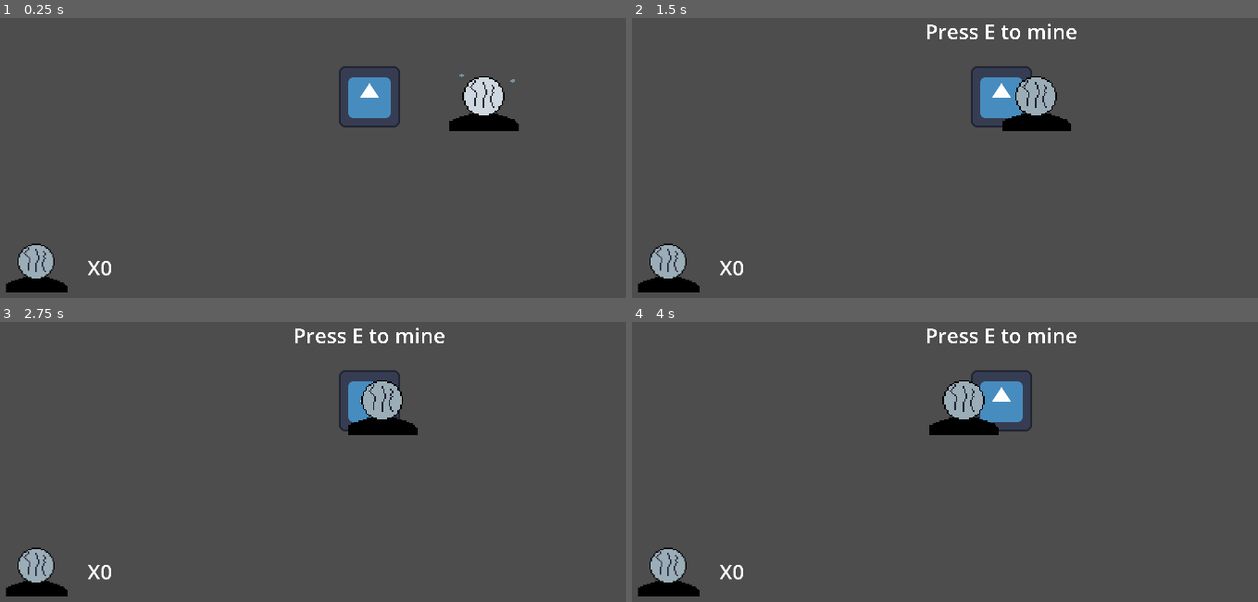
Above: before the commit, frames 1-4 (two rows, left to right).
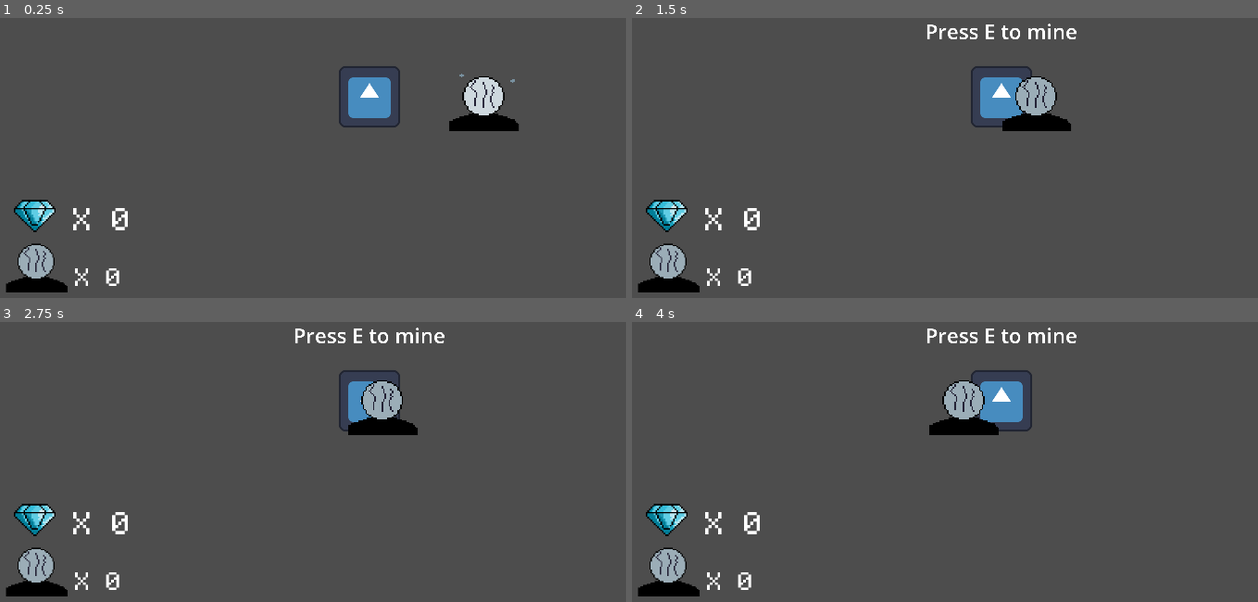
Above: after the commit, the same moments.

Repository: Jrees98/Pirate_Jam_15
Game: Godot game, scene res://Scenes/main.tscn
The game is run twice, just before and just after one commit, with the same random seed, the same clock (stepped at 60 frames per second) and the same inputs. The project has no main scene, so this scene is started directly. The engine's default icon, where the game draws it, is replaced by a stand-in: a white triangle on a blue panel in a dark square.
Inputs:
- Up to frame 1 (0.25 s): no input
- Up to frame 2 (1.5 s): tap Enter at 0.5 s; hold D (move_right) 0.53-1.28 s; hold E (interact) 0.53-1.28 s; hold A (move_left) from 1.28 s (still down); tap E (interact) at 1.35 s
- Up to frame 3 (2.75 s): release A (move_left) at 2.03 s; hold D (move_right) from 2.03 s (still down); hold E (interact) from 2.03 s (still down)
- Up to frame 4 (4 s): release E (interact) at 2.78 s; tap E (interact) at 2.85 s; release D (move_right) at 3.53 s; hold A (move_left) from 3.53 s (still down); hold E (interact) from 3.53 s (still down)

The runs differ from the first frame. In frame 1, 1.0% of the frame differs, in the area x 2-21%, y 64-96%; in frame 2, 1.0%; in frame 3, 1.0%; in frame 4, 1.0%.

Commit message:
random chance to obtain gems

Diff:
--- a/Global.gd
+++ b/Global.gd
@@ -1,10 +1,12 @@
 extends Node
 var total_coal : int
+var total_gems : int
 var global_player_position : Vector2
+var gem_chance
 
 # Called when the node enters the scene tree for the first time.
 func _ready():
-	pass # Replace with function body.
+	gem_chance = 10
 
 
 # Called every frame. 'delta' is the elapsed time since the previous frame.
--- a/Scenes/player.tscn
+++ b/Scenes/player.tscn
@@ -1,8 +1,10 @@
-[gd_scene load_steps=5 format=3 uid="uid://0v7jd01x8glb"]
+[gd_scene load_steps=7 format=3 uid="uid://0v7jd01x8glb"]
 
 [ext_resource type="Script" path="res://Scripts/player.gd" id="1_gr4sc"]
 [ext_resource type="Texture2D" uid="uid://c0ktx5pt0jw7j" path="res://icon.svg" id="2_cft24"]
 [ext_resource type="Texture2D" uid="uid://dmq8q4yjly7m1" path="res://Assets/mining_rock.png" id="3_ylefj"]
+[ext_resource type="Texture2D" uid="uid://bv3x5wicyrss5" path="res://Assets/gems.png" id="4_njvkg"]
+[ext_resource type="FontFile" uid="uid://b2k23t8adqnf7" path="res://Assets/monogram.ttf" id="5_nfwr5"]
 
 [sub_resource type="RectangleShape2D" id="RectangleShape2D_fabt6"]
 size = Vector2(120, 119)
@@ -51,13 +53,31 @@
 grow_vertical = 0
 alignment = 2
 
-[node name="Sprite2D" type="Sprite2D" parent="RockNodeUI/HBoxContainer"]
+[node name="CoalSprite" type="Sprite2D" parent="RockNodeUI/HBoxContainer"]
 position = Vector2(117, 99)
 scale = Vector2(4, 4)
 texture = ExtResource("3_ylefj")
 hframes = 3
 
-[node name="CoalQuantity" type="Label" parent="RockNodeUI/HBoxContainer"]
-layout_mode = 2
-theme_override_font_sizes/font_size = 64
+[node name="CoalQuantity" type="Label" parent="RockNodeUI/HBoxContainer/CoalSprite"]
+offset_left = 30.25
+offset_top = -3.0
+offset_right = 70.25
+offset_bottom = 23.0
+theme_override_fonts/font = ExtResource("5_nfwr5")
+theme_override_font_sizes/font_size = 32
 text = "x 0"
+
+[node name="GemSprite" type="Sprite2D" parent="RockNodeUI/HBoxContainer"]
+position = Vector2(111, -48)
+scale = Vector2(5, 5)
+texture = ExtResource("4_njvkg")
+
+[node name="GemQuantity" type="Label" parent="RockNodeUI/HBoxContainer/GemSprite"]
+offset_left = 24.2
+offset_top = -12.4
+offset_right = 60.2
+offset_bottom = 13.6
+theme_override_fonts/font = ExtResource("5_nfwr5")
+theme_override_font_sizes/font_size = 32
+text = "x 0"
--- a/Scripts/mining_node.gd
+++ b/Scripts/mining_node.gd
@@ -5,6 +5,7 @@
 var can_mine = false
 var root
 var interact_label
+var rng = RandomNumberGenerator.new()
 # Called when the node enters the scene tree for the first time.
 func _ready():
 	root = get_tree().root
@@ -36,7 +37,13 @@
 	$AnimatedSprite2D.play("rock_hit")
 	$MiningCoolDown.start()
 
+func _on_mining_cool_down_timeout():
+		Global.total_coal += 1
+		gem_chance()
 
 
-func _on_mining_cool_down_timeout():
-		Global.total_coal += 1
+func gem_chance():
+	var number = rng.randi_range(0,Global.gem_chance)
+	if number == 10:
+		Global.total_gems +=1
+	print(number)
--- a/Scripts/player.gd
+++ b/Scripts/player.gd
@@ -3,10 +3,10 @@
 @export var speed := 300
 
 func _ready():
-	$RockNodeUI/HBoxContainer/CoalQuantity.text = "X" + str(Global.total_coal)
+	$RockNodeUI/HBoxContainer/CoalSprite/CoalQuantity.text = "X " + str(Global.total_coal)
 	var global_position = $".".global_position
 	Global.global_player_position = global_position
-
+	$RockNodeUI/HBoxContainer/GemSprite/GemQuantity.text = "X " + str(Global.total_gems)
 func _physics_process(delta):
 	var direction = Input.get_axis("move_left","move_right")
 	if direction:
@@ -15,4 +15,6 @@
 		velocity.x = 0
 	move_and_slide()
 
-	$RockNodeUI/HBoxContainer/CoalQuantity.text = "X" + str(Global.total_coal)
+	#update UI counts
+	$RockNodeUI/HBoxContainer/CoalSprite/CoalQuantity.text = "X " + str(Global.total_coal)
+	$RockNodeUI/HBoxContainer/GemSprite/GemQuantity.text = "X " + str(Global.total_gems)
Binary file added: Assets/gems.png
Not shown, added: Assets/gems.png.import
Binary file added: Assets/monogram.ttf
Not shown, added: Assets/monogram.ttf.import
